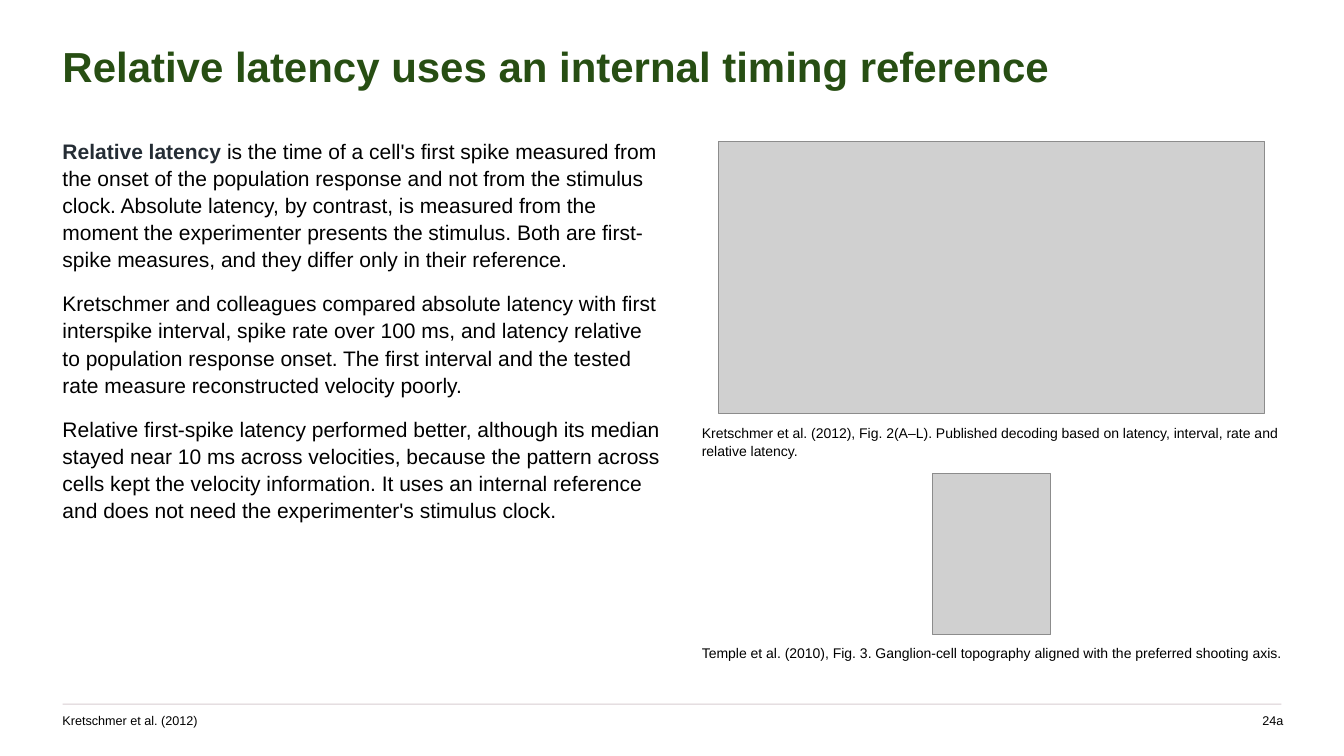
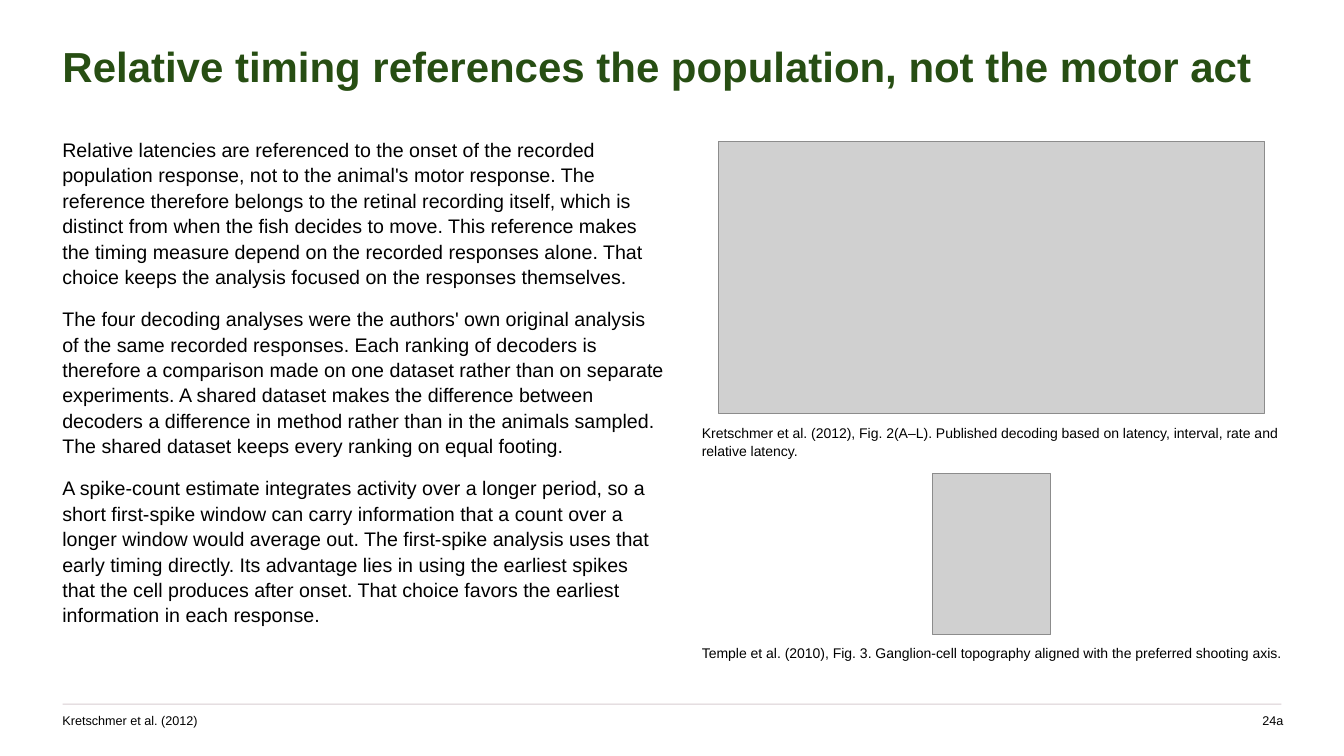
Before and after one commit to jordanxxlopez/NEUROETHOLOGY, a slide deck: slide 32 of scaffolded/Neuroethology_Lecture27_FA2026_SCAFFOLDED.pptx (slide 34 before the commit). Drawn at 1344x756 pixels with LibreOffice and Linux fonts; fonts in the diff are those of the drawing; grey boxes stand for pictures. Boxes give left, top, right and bottom in pixels: in the first picture for what was removed or moved away, otherwise in the second. Text is boxed around its words. In the diff, an @@ line names an element or a change of style, - is before the commit and + after.

```diff
--- a/scaffolded/Neuroethology_Lecture27_FA2026_SCAFFOLDED.pptx
+++ b/scaffolded/Neuroethology_Lecture27_FA2026_SCAFFOLDED.pptx
@@ text at (62,51,1251,90): text changed @@
-Relative latency uses an internal timing reference
+Relative timing references the population, not the motor act
@@ text at (62,142,663,626): text changed; size 15 to 14 pt @@
-Relative latency is the time of a cell's first spike measured from the onset of the population response and not from the stimulus clock. Absolute latency, by contrast, is measured from the moment the experimenter presents the stimulus. Both are first-spike measures, and they differ only in their reference.
-Kretschmer and colleagues compared absolute latency with first interspike interval, spike rate over 100 ms, and latency relative to population response onset. The first interval and the tested rate measure reconstructed velocity poorly.
-Relative first-spike latency performed better, although its median stayed near 10 ms across velocities, because the pattern across cells kept the velocity information. It uses an internal reference and does not need the experimenter's stimulus clock.
+Relative latencies are referenced to the onset of the recorded population response, not to the animal's motor response. The reference therefore belongs to the retinal recording itself, which is distinct from when the fish decides to move. This reference makes the timing measure depend on the recorded responses alone. That choice keeps the analysis focused on the responses themselves.
+The four decoding analyses were the authors' own original analysis of the same recorded responses. Each ranking of decoders is therefore a comparison made on one dataset rather than on separate experiments. A shared dataset makes the difference between decoders a difference in method rather than in the animals sampled. The shared dataset keeps every ranking on equal footing.
+A spike-count estimate integrates activity over a longer period, so a short first-spike window can carry information that a count over a longer window would average out. The first-spike analysis uses that early timing directly. Its advantage lies in using the earliest spikes that the cell produces after onset. That choice favors the earliest information in each response.
```
Also in this commit, not shown: 51 other slides changed, 7 slides added, 7 slides removed, 4 other files.
